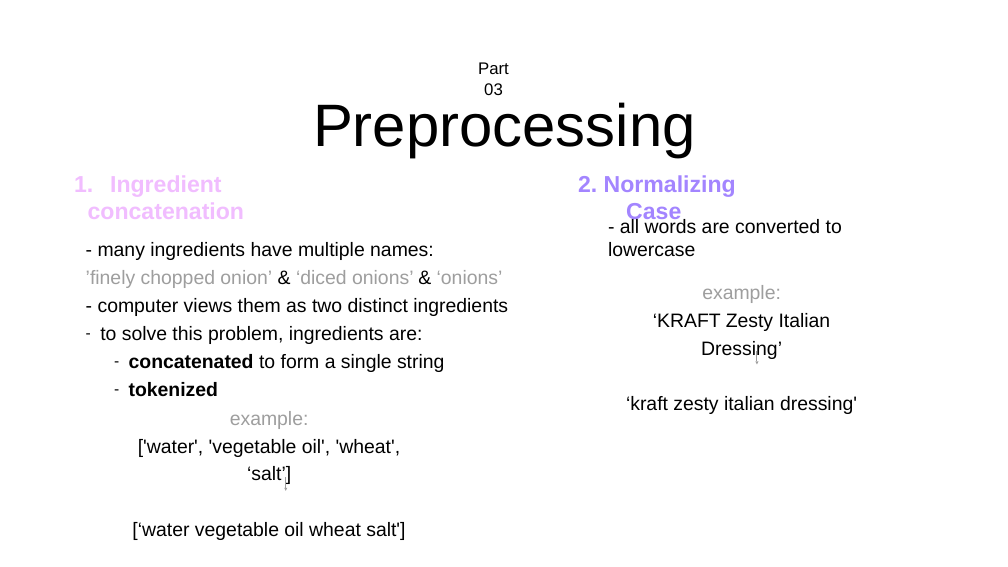
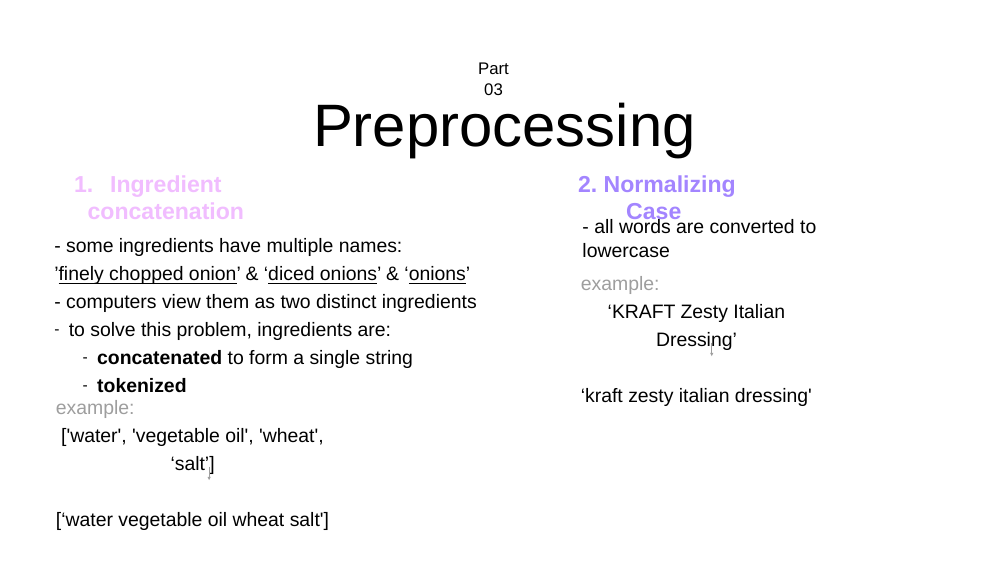
Before and after one commit to gdvorakova/whats-cooking, a slide deck: slide 7 of slides.pptx. Drawn at 1008x567 pixels with LibreOffice and Linux fonts; fonts in the diff are those of the drawing. Boxes give left, top, right and bottom in pixels: in the first picture for what was removed or moved away, otherwise in the second. Text is boxed around its words. In the diff, an @@ line names an element or a change of style, - is before the commit and + after.

```diff
--- a/slides.pptx
+++ b/slides.pptx
@@ text "- some ingredients have multiple ..." moved from (x1=86, y1=242, x2=508, y2=397) to (x1=54, y1=238, x2=477, y2=393) @@
@@ text at (x1=54, y1=238, x2=477, y2=312): text changed @@
-- many ingredients have multiple names:
-’finely chopped onion’ & ‘diced onions’ & ‘onions’
-- computer views them as two distinct ingredients
+- some ingredients have multiple names:
+’finely chopped onion’ & ‘diced onions’ & ‘onions’
+- computers view them as two distinct ingredients
@@ text "- all words are converted ..." moved from (x1=608, y1=218, x2=842, y2=257) to (x1=582, y1=218, x2=816, y2=258) @@
@@ text "example:" moved from (x1=626, y1=285, x2=857, y2=414) to (x1=581, y1=276, x2=812, y2=406) @@
@@ text at (x1=581, y1=276, x2=660, y2=294): alignment centre to left @@
@@ arrow moved from (757, 351) - (757, 364) to (712, 342) - (712, 356) @@
@@ text "example:" moved from (x1=132, y1=411, x2=405, y2=540) to (x1=56, y1=400, x2=329, y2=530) @@
@@ text at (x1=56, y1=400, x2=135, y2=418): alignment centre to left @@
@@ arrow moved from (286, 477) - (286, 491) to (209, 466) - (209, 480) @@
```
Also in this commit, not shown: 2 other slides changed, 1 other file.
